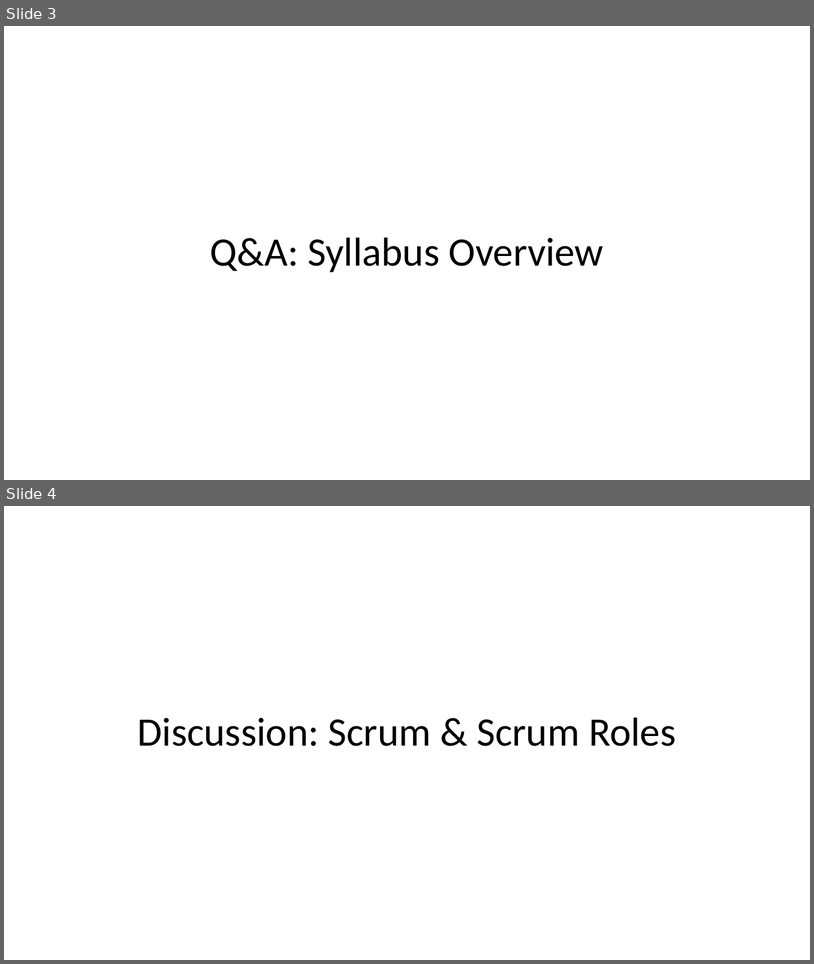
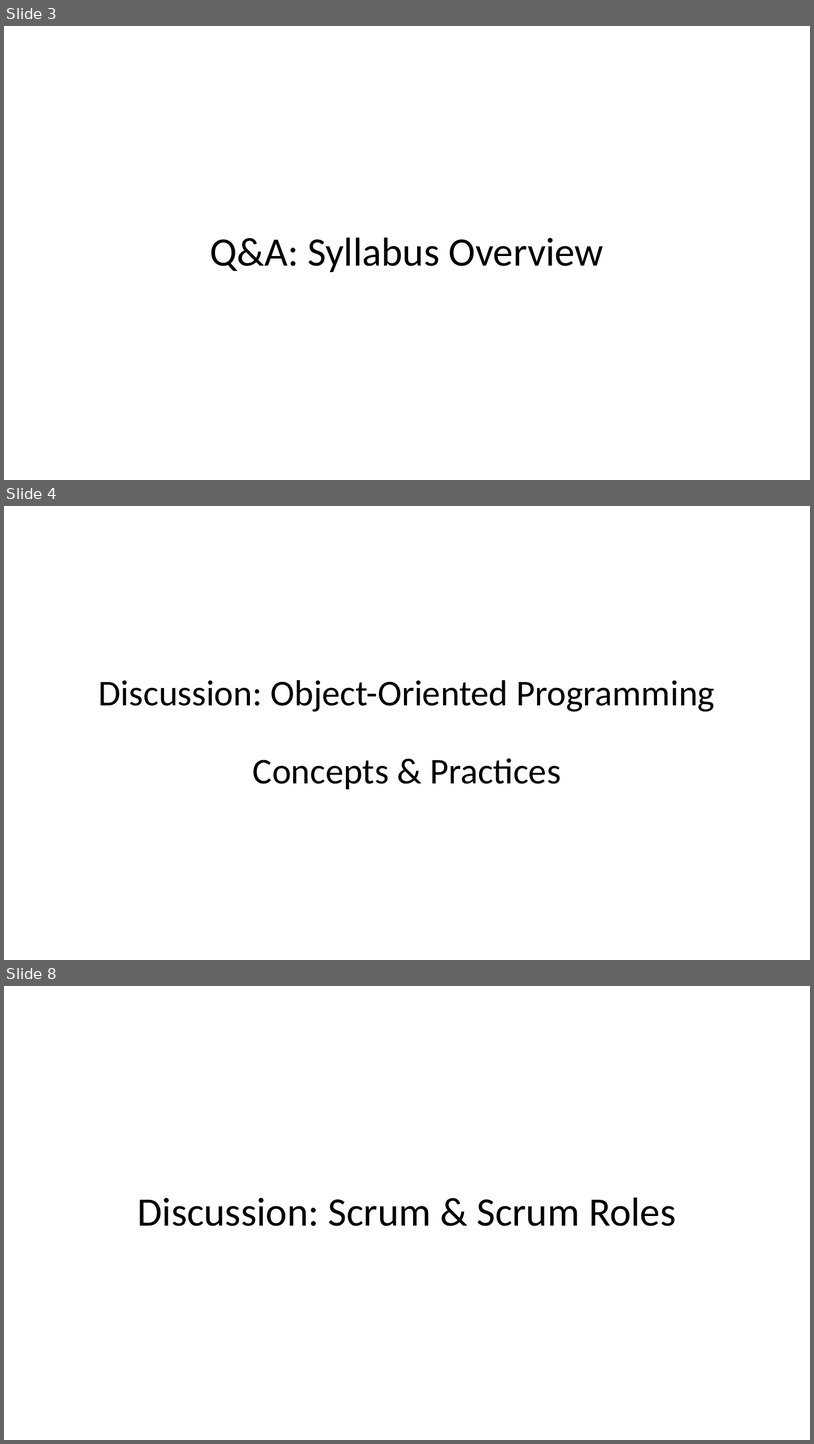
Before and after one commit to jamesbaptiste1/cpsc-24500-2019-01-spring-001, a slide deck: lecture-presentations/2019-01-17.pptx. Shown one above the other, each under a label of ours: slides 3 and 4 before the commit, slides 3, 4 and 8 after it; the slides between them are not shown. The pictures are 814x964 and 814x1444 pixels, drawn with LibreOffice and Linux fonts; fonts in the diff are those of the drawing. Boxes give left, top, right and bottom in pixels: in the first picture for what was removed or moved away, otherwise in the second. Text is boxed around its words. In the diff, an @@ line names an element or a change of style, - is before the commit and + after.

```diff
--- a/lecture-presentations/2019-01-17.pptx
+++ b/lecture-presentations/2019-01-17.pptx
@@ slide 4 added at bbox=[4, 506, 810, 960], background #FFFFFF @@
@@ title added at bbox=[99, 680, 715, 789], 43.2 pt, text #000000 @@
+Discussion: Object-Oriented Programming
+Concepts & Practices
@@ what was slide 4 is now slide 8 @@
```
Also in this commit, not shown: 3 slides changed, 4 other slides added, 1 other file.
